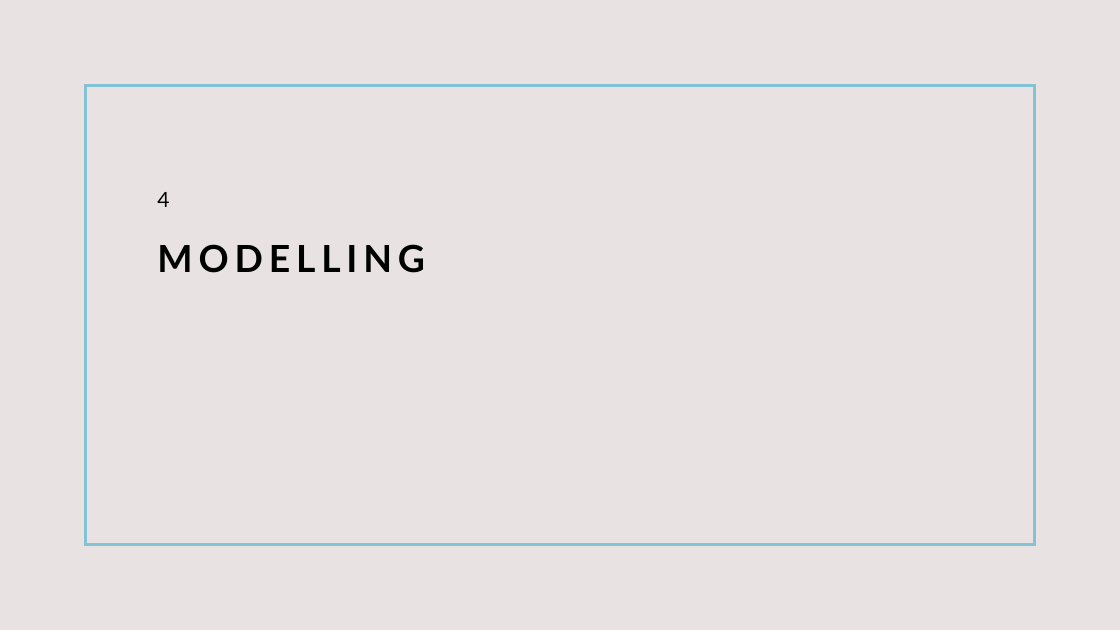
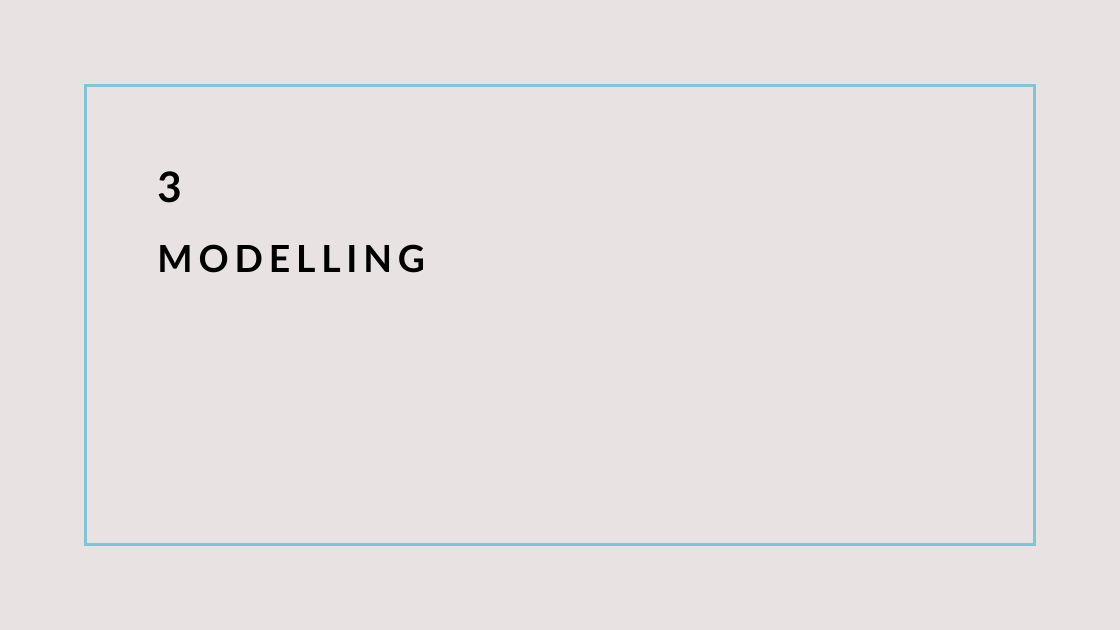
Before and after one commit to AfnanAbdullahi/Capstone_2_Fraud_Detection, a slide deck: slide 8 of Capstone_2_SlideDeck.pptx (slide 16 before the commit). Drawn at 1120x630 pixels with LibreOffice and Linux fonts; fonts in the diff are those of the drawing. Boxes give left, top, right and bottom in pixels: in the first picture for what was removed or moved away, otherwise in the second. Text is boxed around its words. In the diff, an @@ line names an element or a change of style, - is before the commit and + after.

```diff
--- a/Capstone_2_SlideDeck.pptx
+++ b/Capstone_2_SlideDeck.pptx
@@ text at (157,171,181,203): text changed; size 18 to 36 pt; bold on @@
-4
+3
```
Also in this commit, not shown: 7 other slides changed, 3 slides added, 12 slides removed.
